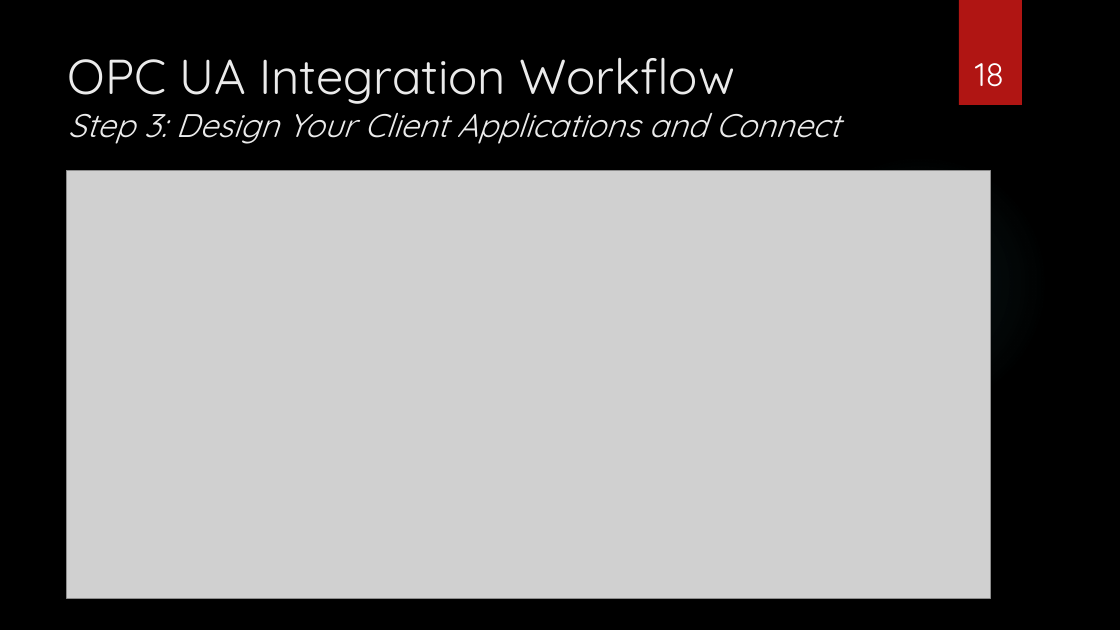
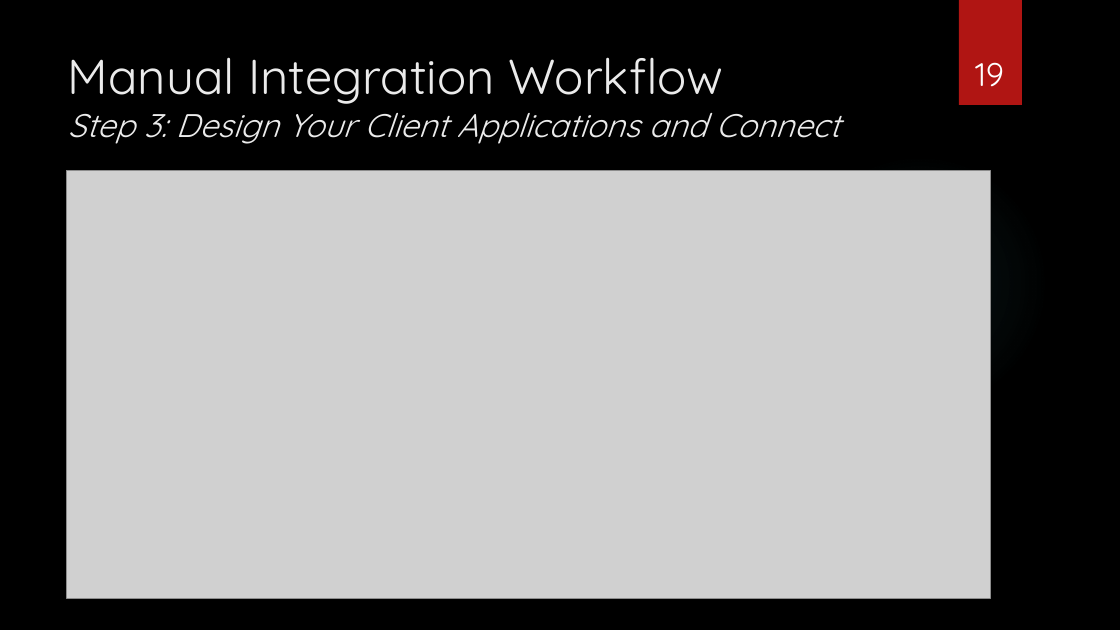
Before and after one commit to epics-training/opcua-support, a slide deck: slide 19 of presentations/OPC UA Device Support.pptx (slide 18 before the commit). Drawn at 1120x630 pixels with LibreOffice and Linux fonts; fonts in the diff are those of the drawing; grey boxes stand for pictures; background and template pictures are left out. Boxes give left, top, right and bottom in pixels: in the first picture for what was removed or moved away, otherwise in the second. Text is boxed around its words. In the diff, an @@ line names an element or a change of style, - is before the commit and + after.

```diff
--- a/presentations/OPC UA Device Support.pptx
+++ b/presentations/OPC UA Device Support.pptx
@@ title at [68,57,840,144]: text changed @@
-OPC UA Integration Workflow
-Step 3: Design Your Client Applications and Connect
+Manual Integration Workflow
+Step 3: Design Your Client Applications and Connect
@@ page number at [975,62,1004,87]: text changed @@
-18
+19
```
Also in this commit, not shown: 8 other slides changed, 1 slide added, 1 other file.
